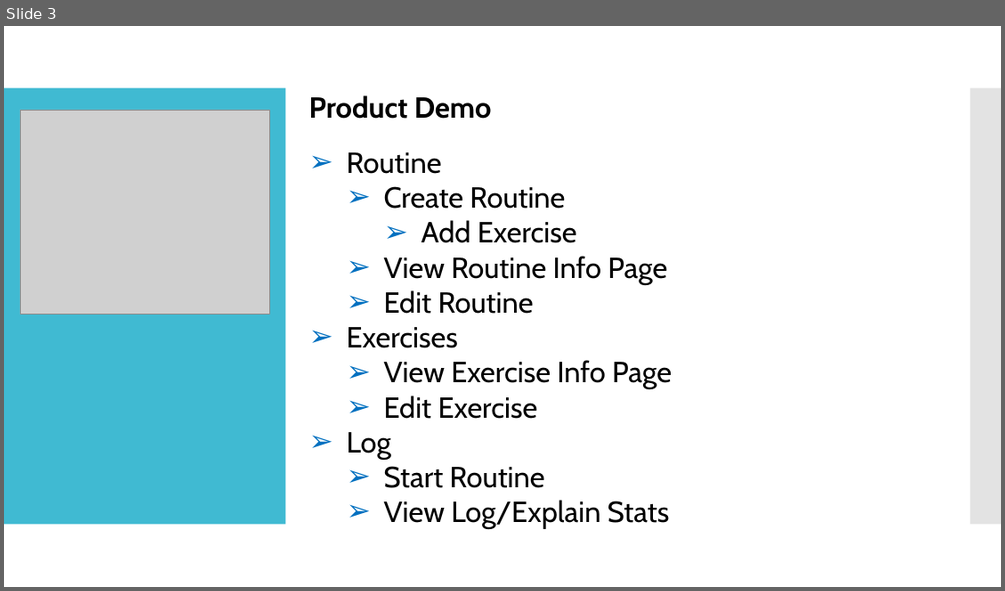
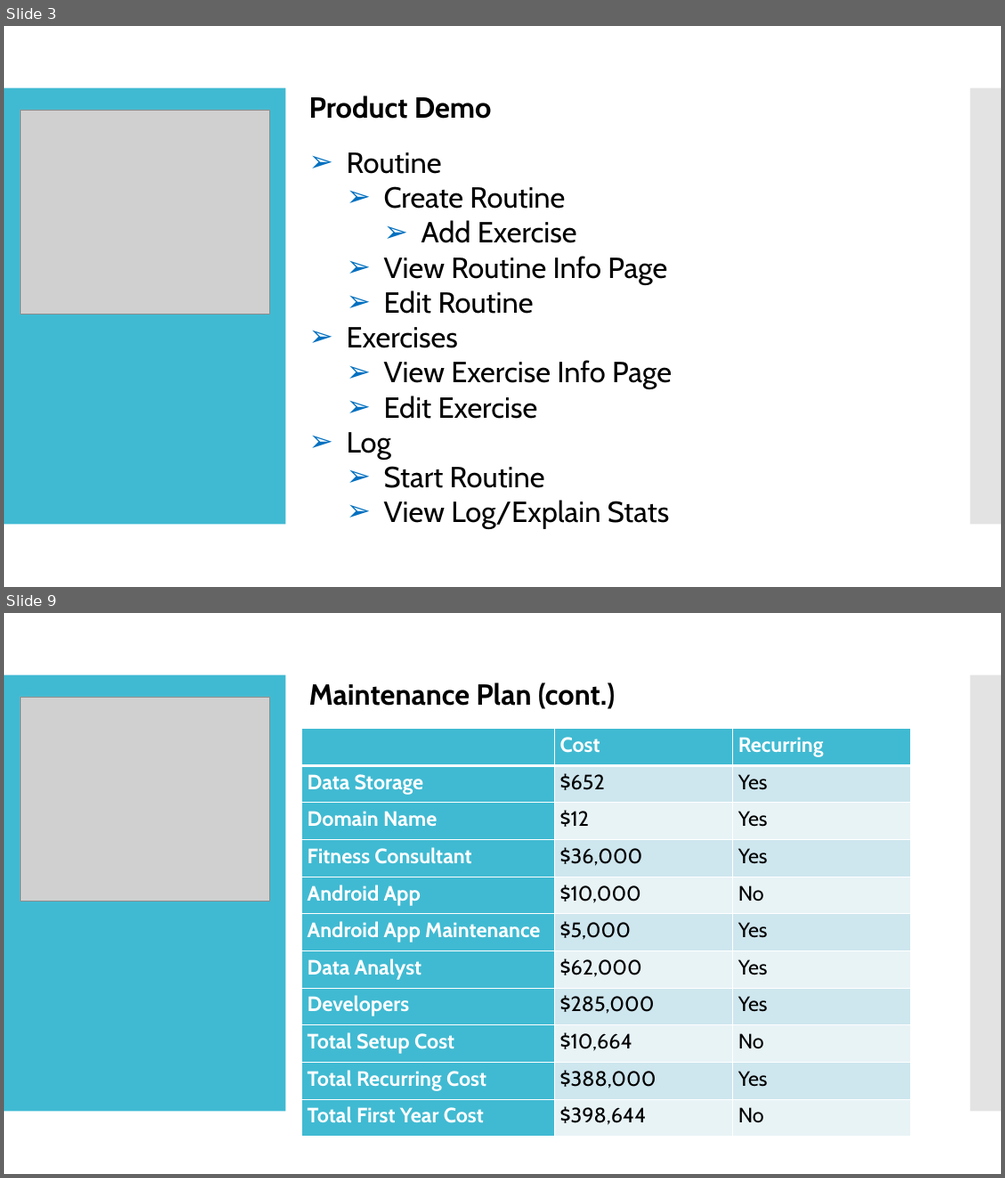
Before and after one commit to chengyeh/Workout-Buddy, a slide deck: documentation/EECS448_Project4_Group8.pptx. Shown one above the other, each under a label of ours: slide 3 before the commit, slides 3 and 9 after it; the slides between them are not shown. The pictures are 1005x591 and 1005x1178 pixels, drawn with LibreOffice and Linux fonts; fonts in the diff are those of the drawing; grey boxes stand for pictures. Boxes give left, top, right and bottom in pixels: in the first picture for what was removed or moved away, otherwise in the second. Text is boxed around its words. In the diff, an @@ line names an element or a change of style, - is before the commit and + after.

```diff
--- a/documentation/EECS448_Project4_Group8.pptx
+++ b/documentation/EECS448_Project4_Group8.pptx
@@ slide 9 added at [4, 613, 1001, 1174], background #FFFFFF; not listed: 2 template elements that a slide beside it also shows @@
@@ text added at [309, 682, 615, 709], 28 pt, text #000000, bold @@
+Maintenance Plan (cont.)
@@ picture added at [20, 697, 269, 900] @@
@@ table added at [301, 728, 910, 1136], 11 rows, 3 columns @@
+ | Cost | Recurring
+Data Storage | $652 | Yes
+Domain Name | $12 | Yes
+Fitness Consultant | $36,000 | Yes
+Android App | $10,000 | No
+Android App Maintenance | $5,000 | Yes
+Data Analyst | $62,000 | Yes
+Developers | $285,000 | Yes
+Total Setup Cost | $10,664 | No
+Total Recurring Cost | $388,000 | Yes
+Total First Year Cost | $398,644 | No
```
Also in this commit, not shown: 4 slides changed, 2 other slides added, 1 slide removed.
